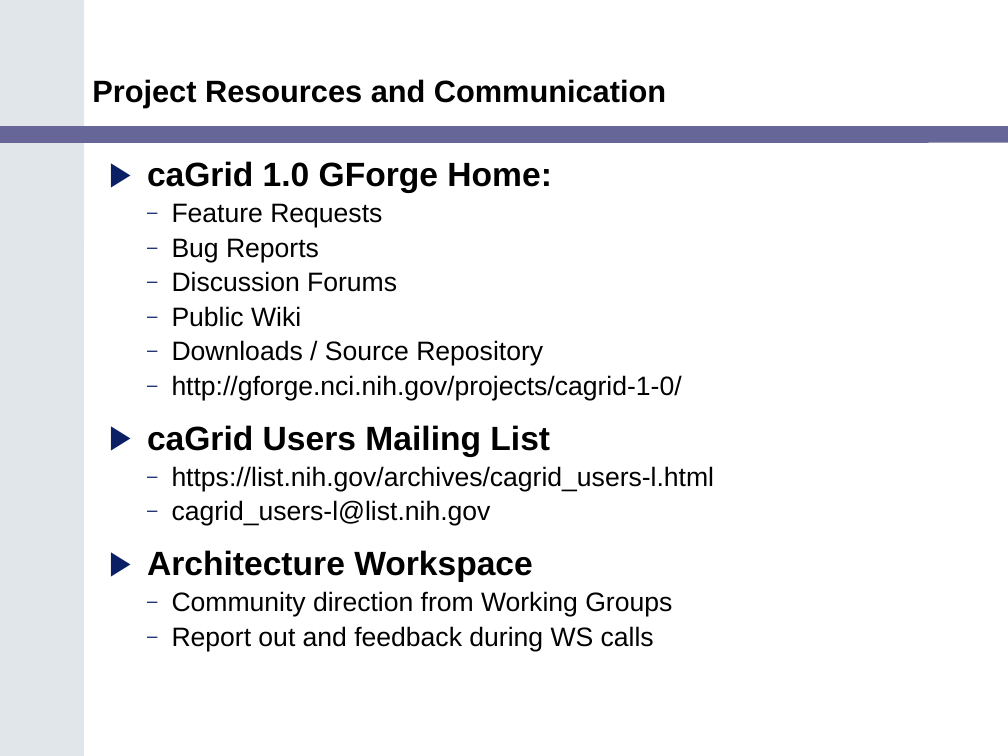
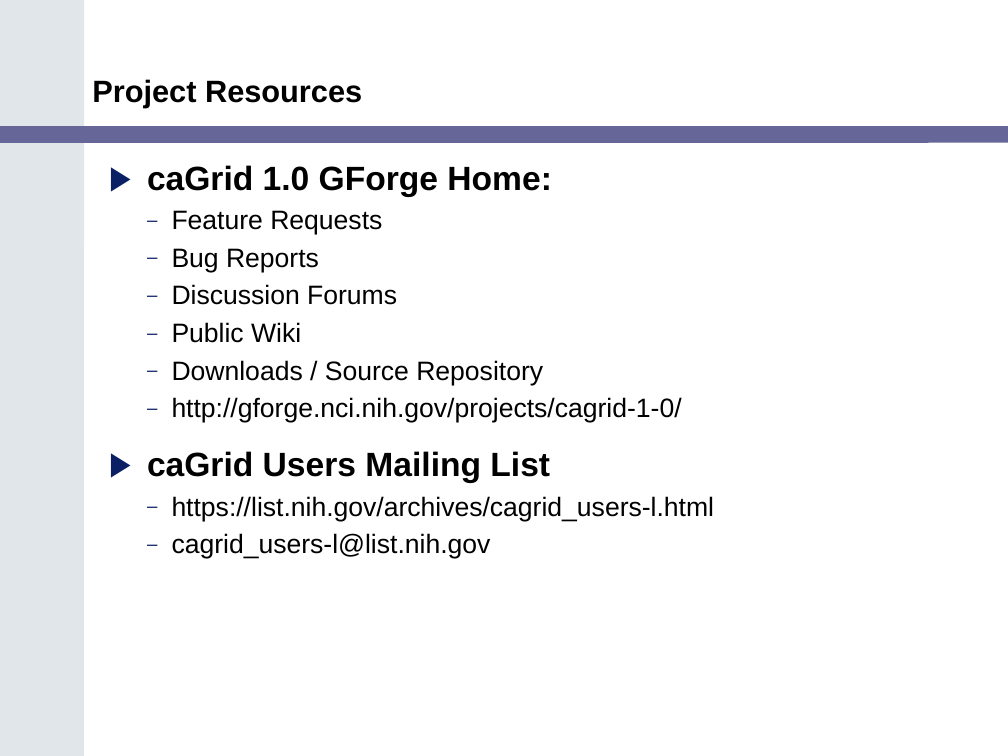
Before and after one commit to NCIP/cagrid-docs, a slide deck: slide 5 of presentations/200602_VCDE_ARCH/caGrid_Update_Arch_VCDE_Feb1.ppt. Drawn at 1008x756 pixels with LibreOffice and Linux fonts; fonts in the diff are those of the drawing; background and template pictures are left out. Boxes give left, top, right and bottom in pixels: in the first picture for what was removed or moved away, otherwise in the second. Text is boxed around its words. In the diff, an @@ line names an element or a change of style, - is before the commit and + after.

```diff
--- a/presentations/200602_VCDE_ARCH/caGrid_Update_Arch_VCDE_Feb1.ppt
+++ b/presentations/200602_VCDE_ARCH/caGrid_Update_Arch_VCDE_Feb1.ppt
@@ title at <box>92,79,362,108</box>: text changed @@
-Project Resources and Communication
+Project Resources
@@ text "caGrid 1.0 GForge Home:" at <box>147,165,715,559</box>: line spacing 0.85 to 0.95 @@
@@ text at <box>147,550,672,651</box>: paragraphs removed @@
-▶ Architecture Workspace
-  – Community direction from Working Groups
-  – Report out and feedback during WS calls
```
Also in this commit, not shown: 6 other slides changed, 1 slide added, 1 slide removed.
